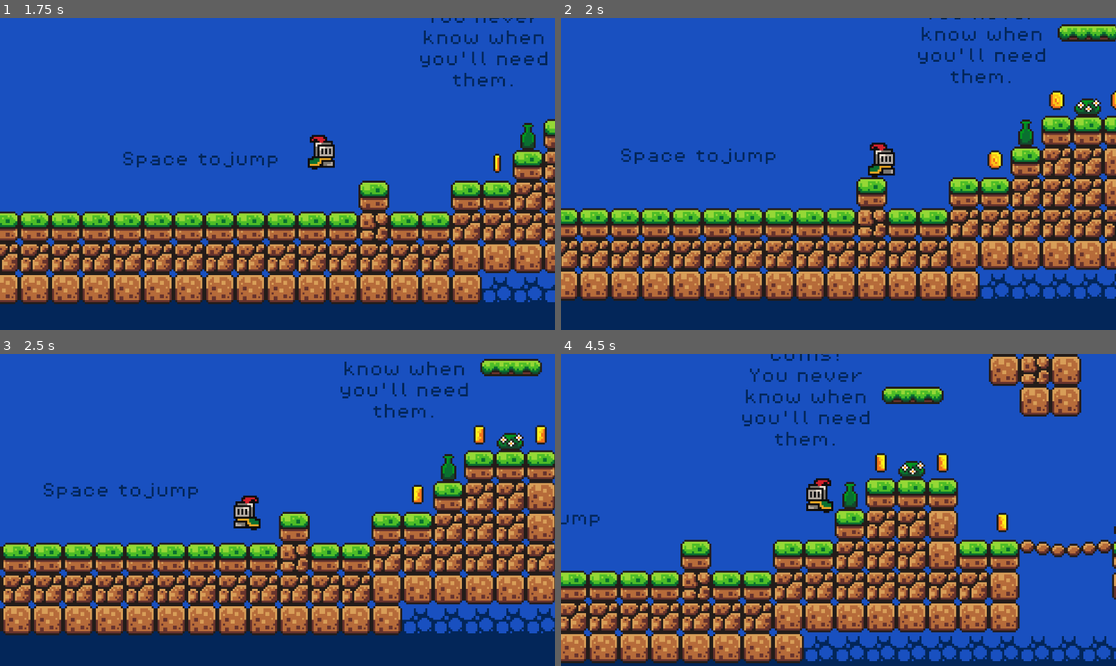
Above: before the commit, frames 1-4 (two rows, left to right).
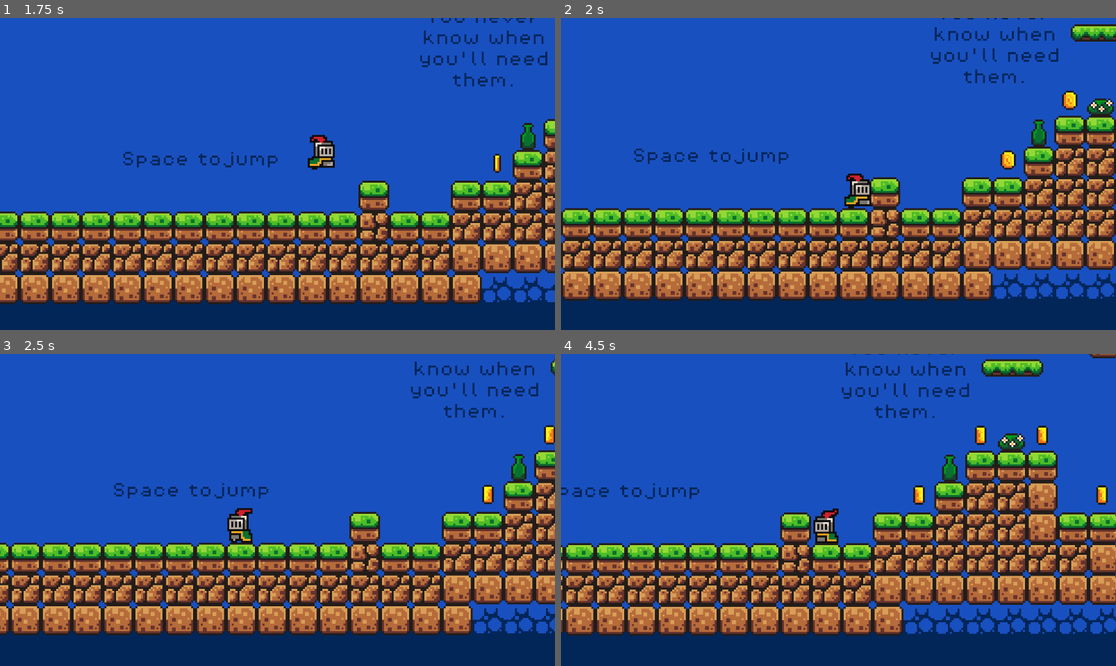
Above: after the commit, the same moments.

Repository: bdonet/FirstGameGodot
Game: Godot game, scene res://Scenes/game.tscn
Two runs of this game, one before a commit and one after it. Both use one fixed random seed, a clock stepped at 60 frames per second and the inputs below.
Inputs:
- Up to frame 1 (1.75 s): hold Right (move_right) from 0.53 s (still down); tap C (climb) at 0.6, 1.35 s; tap Space (jump) at 0.77, 1.52 s
- Up to frame 2 (2 s): keep holding Right (move_right)
- Up to frame 3 (2.5 s): release Right (move_right) at 2.03 s; hold Left (move_left) from 2.03 s (still down); tap C (climb) at 2.1 s
- Up to frame 4 (4.5 s): release Left (move_left) at 2.78 s; hold Right (move_right) 2.78-4.28 s; tap C (climb) at 2.85, 3.6, 4.35 s; tap Space (jump) at 3.02, 3.77 s; hold Left (move_left) from 4.28 s (still down)

Frame 1 is identical in both runs. In frame 2, 27% of the frame differs, in the area x 0-100%, y 0-91%; in frame 3, 31%; in frame 4, 49%, in the area x 0-100%, y 0-100%.

Commit message:
Removed climb saving
Now that the collision check is a little better, there is no need to
save climb inputs like I do jumps.

Diff:
--- a/Scenes/player.tscn
+++ b/Scenes/player.tscn
@@ -272,17 +272,17 @@
 target_position = Vector2(0, 14)
 
 [node name="ShortClimbWallRayCastRight" type="RayCast2D" parent="."]
-position = Vector2(4, -10)
+position = Vector2(4, -2)
 target_position = Vector2(10, 0)
 
 [node name="ShortClimbAirRayCastRight" type="RayCast2D" parent="."]
-position = Vector2(4, -21)
+position = Vector2(4, -18)
 target_position = Vector2(10, 0)
 
 [node name="ShortClimbWallRayCastLeft" type="RayCast2D" parent="."]
-position = Vector2(-4, -10)
+position = Vector2(-4, -2)
 target_position = Vector2(-10, 0)
 
 [node name="ShortClimbAirRayCastLeft" type="RayCast2D" parent="."]
-position = Vector2(-4, -21)
+position = Vector2(-4, -18)
 target_position = Vector2(-10, 0)
--- a/Scripts/player.gd
+++ b/Scripts/player.gd
@@ -6,7 +6,6 @@
 
 var isDead = false
 var jumpSaved = false
-var climbSaved = false
 
 # Get the gravity from the project settings to be synced with RigidBody nodes.
 var gravity = ProjectSettings.get_setting("physics/2d/default_gravity")
@@ -52,17 +51,13 @@
 			jumpSaved = true
 
 		# Handle short climb
-		if Input.is_action_just_pressed("climb") or climbSaved:
+		if Input.is_action_just_pressed("climb"):
 			if short_climb_wall_ray_cast_right.is_colliding() and !short_climb_air_ray_cast_right.is_colliding() and direction >= 0:
 				position.y += -16
 				position.x += 8
-				climbSaved = false
 			elif short_climb_wall_ray_cast_left.is_colliding() and !short_climb_air_ray_cast_left.is_colliding() and direction <= 0:
 				position.y += -16
 				position.x += -8
-				climbSaved = false
-			else:
-				climbSaved = true
 
 		# Flip the sprite to face the current direction
 		if direction > 0:
